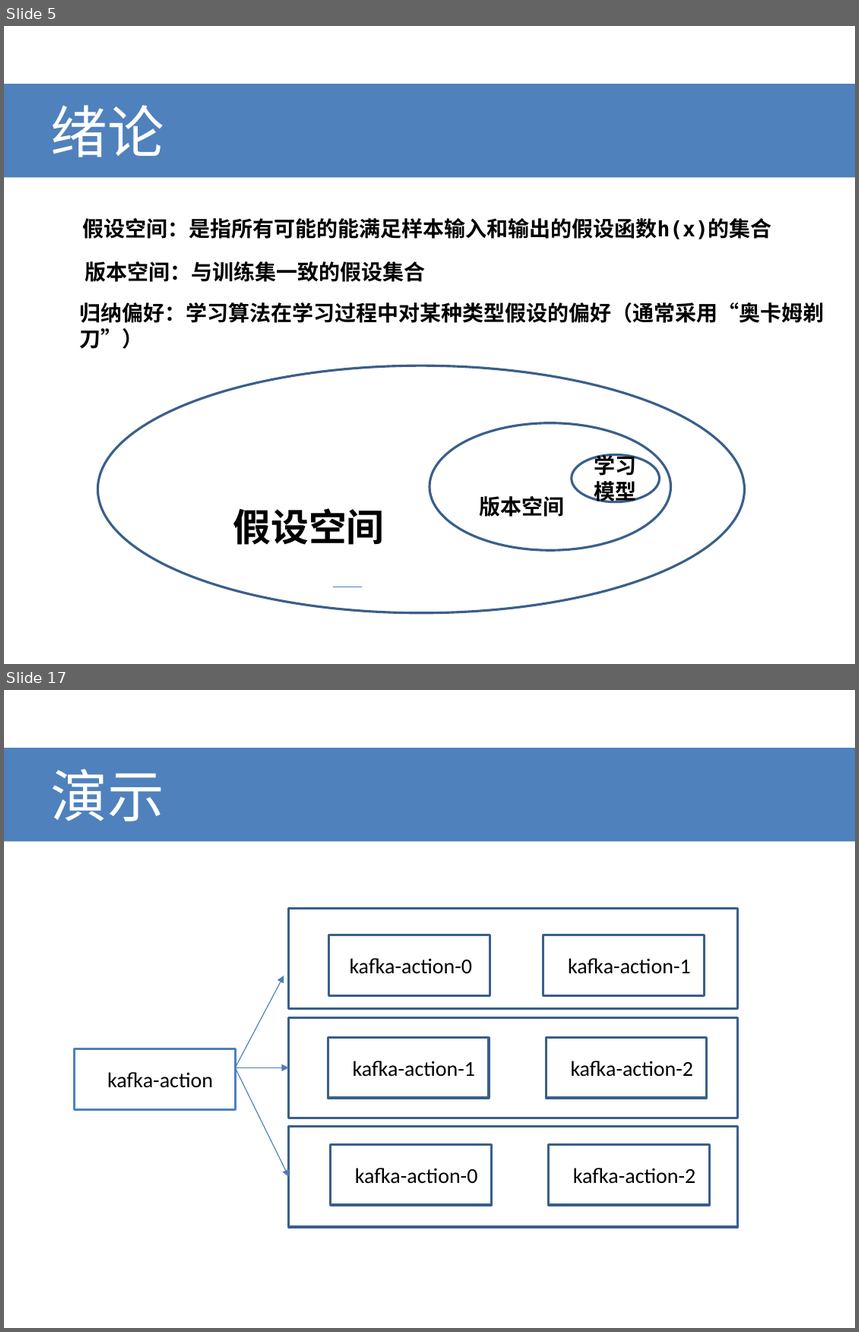
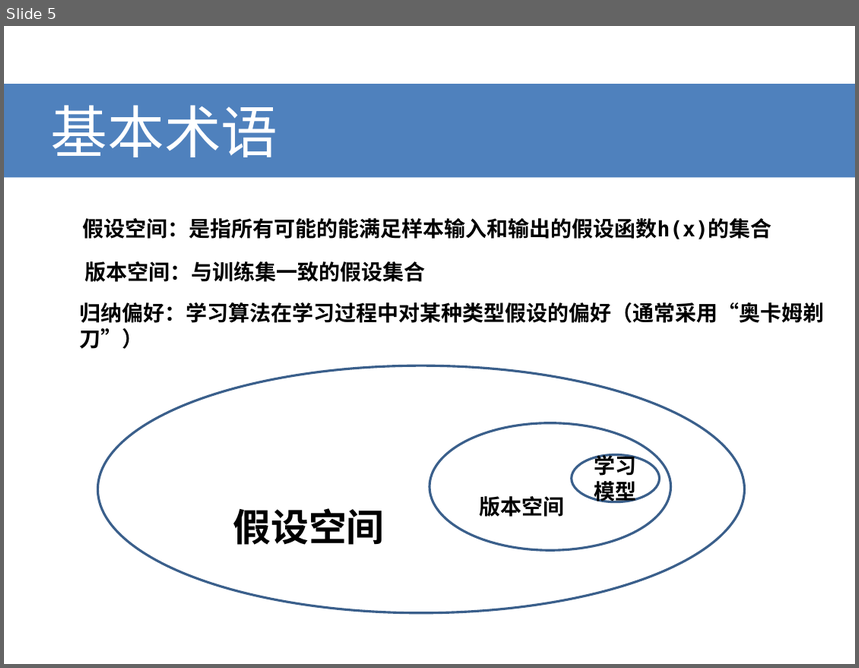
Before and after one commit to bayud/machine_learning_zzh, a slide deck: 机器学习(周志华)系列分享.pptx. Shown one above the other, each under a label of ours: slides 5 and 17 before the commit, slide 5 after it; the slides between them are not shown. The pictures are 859x1332 and 859x668 pixels, drawn with LibreOffice and Linux fonts; fonts in the diff are those of the drawing. Boxes give left, top, right and bottom in pixels: in the first picture for what was removed or moved away, otherwise in the second. Text is boxed around its words. In the diff, an @@ line names an element or a change of style, - is before the commit and + after.

```diff
--- a/机器学习(周志华)系列分享.pptx
+++ b/机器学习(周志华)系列分享.pptx
@@ slide 17 removed at (4, 690, 855, 1328), background #FFFFFF @@
@@ title removed at (4, 748, 855, 841) @@
-演示
@@ rectangle removed at (289, 909, 739, 1009) @@
@@ rectangle removed at (329, 935, 490, 996) @@
-Kkafka-action-0s
@@ rectangle removed at (544, 935, 705, 996) @@
-Kkafka-action-1
@@ arrow removed from (236, 1068) to (284, 976) @@
@@ rectangle removed at (289, 1018, 739, 1118) @@
@@ rectangle removed at (75, 1049, 236, 1110) @@
-Kkafka-action
@@ rectangle removed at (329, 1038, 489, 1099) @@
-Kkafka-action-1
@@ rectangle removed at (546, 1038, 707, 1099) @@
-Kkafka-action-2
@@ arrow removed from (236, 1068) to (289, 1068) @@
@@ arrow removed from (236, 1068) to (289, 1177) @@
@@ rectangle removed at (289, 1127, 739, 1227) @@
@@ rectangle removed at (331, 1145, 492, 1206) @@
-Kkafka-action-0
@@ rectangle removed at (549, 1145, 709, 1206) @@
-Kkafka-action-2
@@ slide 5 changed as well @@
@@ title at (51, 105, 278, 157): text changed @@
-绪论
+基本术语
@@ line removed from (332, 587) to (361, 587) @@
```
Also in this commit, not shown: 1 other slide changed, 19 slides added, 13 other slides removed.
